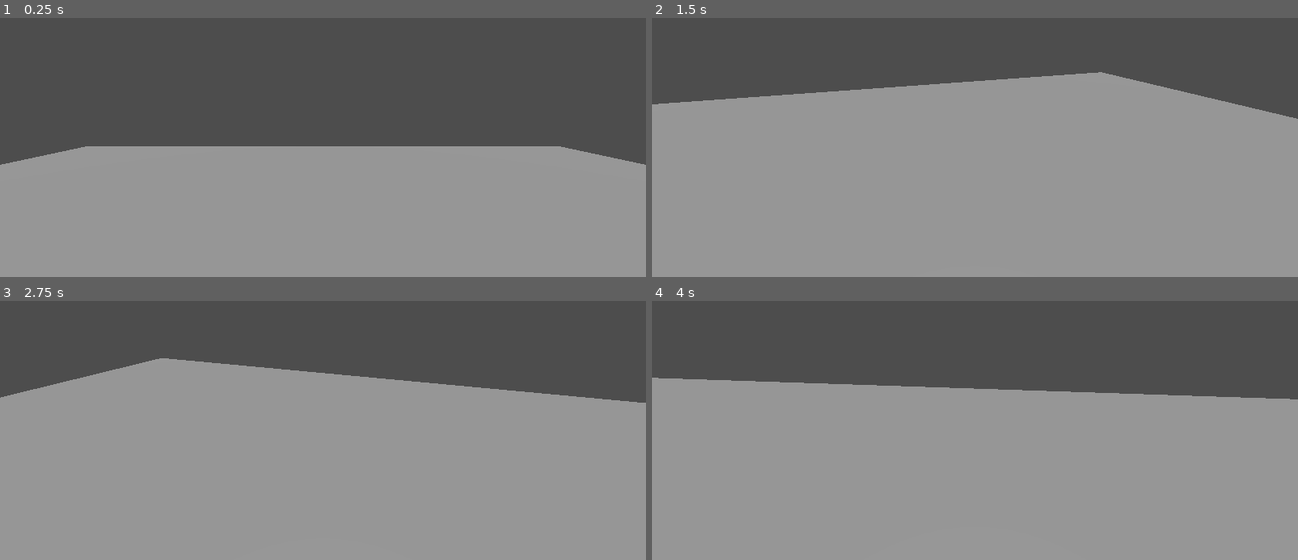
Above: before the commit, frames 1-4 (two rows, left to right).
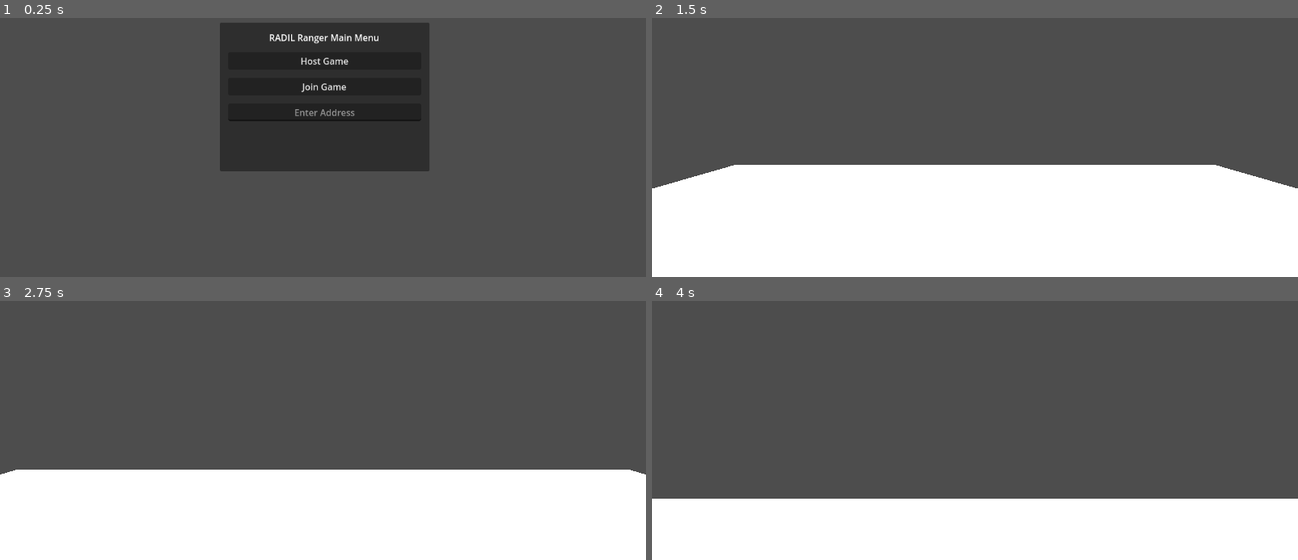
Above: after the commit, the same moments.

Repository: josephheyes/radil-ranger
Game: Godot game, scene res://map1.tscn
Two runs of this game, one before a commit and one after it. Both use one fixed random seed, a clock stepped at 60 frames per second and the inputs below.
Inputs (mouse positions are in pixels of both pictures, inside the frame that each line leads up to):
- Up to frame 1 (0.25 s): no input
- Up to frame 2 (1.5 s): click (975, 62) at 0.5 s, where only the run after the commit has a clickable "Host Game"; tap Enter (ui_accept) at 1.25 s; move the mouse to (1007, 95) at 1.27 s; hold W (move_forward) from 1.28 s (still down)
- Up to frame 3 (2.75 s): keep holding W (move_forward); tap Enter (ui_accept) at 1.52, 2.27 s; move the mouse to (290, 381) at 2.02 s
- Up to frame 4 (4 s): keep holding W (move_forward); move the mouse to (987, 373) at 2.77 s; move the mouse to (968, 383) at 3.52 s; tap Enter (ui_accept) at 3.77 s

The runs differ from the first frame. In frame 1, 65% of the frame differs, in the area x 0-100%, y 1-100%; in frame 2, 72%, in the area x 0-100%, y 20-100%; in frame 3, 70%; in frame 4, 66%.
Error after the commit: Invalid assignment of property or key 'current' with value of type 'bool' on a base object of type 'null instance'. (res://main_character.gd:12)

Commit message:
holy shit it kinda works

Diff:
--- a/main_character.gd
+++ b/main_character.gd
@@ -3,13 +3,21 @@
 
 const SPEED = 5.0
 const JUMP_VELOCITY = 4.5
-
-# Get the gravity from the project settings to be synced with RigidDynamicBody nodes.
 var gravity: float = ProjectSettings.get_setting("physics/3d/default_gravity")
 @onready var neck := $Neck
 @onready var camera := $Neck/Camera3D
+func _ready() -> void:
+	if not is_multiplayer_authority():
+		return
+	camera.current=true
+func _enter_tree():
+	set_multiplayer_authority(str(name).to_int())
+# Get the gravity from the project settings to be synced with RigidDynamicBody nodes.
+
 
 func _unhandled_input(event: InputEvent) -> void:
+	if not is_multiplayer_authority():
+		return
 	if event is InputEventMouseButton:
 		Input.set_mouse_mode(Input.MOUSE_MODE_CAPTURED)
 	elif event.is_action_pressed("ui_cancel"):
@@ -22,6 +30,8 @@
 
 
 func _physics_process(delta: float) -> void:
+	if not is_multiplayer_authority():
+		return
 	# Add the gravity.
 	if not is_on_floor():
 		velocity.y -= gravity * delta
--- a/main_character.tscn
+++ b/main_character.tscn
@@ -7,18 +7,37 @@
 height = 7.5
 radius = 3.0
 
+[sub_resource type="SceneReplicationConfig" id="SceneReplicationConfig_1h60d"]
+properties/0/path = NodePath(".:position")
+properties/0/spawn = true
+properties/0/replication_mode = 1
+properties/1/path = NodePath(".:rotation")
+properties/1/spawn = true
+properties/1/replication_mode = 1
+properties/2/path = NodePath("Neck/Camera3D:rotation")
+properties/2/spawn = true
+properties/2/replication_mode = 1
+
 [node name="MainCharacter" type="CharacterBody3D"]
+collision_layer = 2
 script = ExtResource("1_ogrvs")
 
 [node name="nerd" parent="." instance=ExtResource("2_tw7k4")]
 transform = Transform3D(0.1, 0, 0, 0, -4.37114e-09, 0.1, 0, -0.1, -4.37114e-09, 0, 0, 0)
-visible = false
 
 [node name="CollisionShape3D" type="CollisionShape3D" parent="."]
 transform = Transform3D(1, 0, 0, 0, 1, 0, 0, 0, 1, 0, 3.75, 0)
 shape = SubResource("CylinderShape3D_dw1xg")
 
+[node name="Camera3D" type="Camera3D" parent="."]
+transform = Transform3D(1, 0, 0, 0, 1, 0, 0, 0, 1, 0, 7.83866, 0.402175)
+
 [node name="Neck" type="Node3D" parent="."]
 transform = Transform3D(1, 0, 0, 0, 1, 0, 0, 0, 1, 0, 6.42053, 0)
 
-[node name="Camera3D" type="Camera3D" parent="Neck"]
+[node name="DirectionalLight3D" type="DirectionalLight3D" parent="."]
+transform = Transform3D(1, 0, 0, 0, -4.37114e-08, 1, 0, -1, -4.37114e-08, 0, 50, 0)
+shadow_enabled = true
+
+[node name="MultiplayerSynchronizer" type="MultiplayerSynchronizer" parent="."]
+replication_config = SubResource("SceneReplicationConfig_1h60d")
--- a/map1.tscn
+++ b/map1.tscn
@@ -1,6 +1,6 @@
 [gd_scene load_steps=4 format=3 uid="uid://bygndkph7eqgl"]
 
-[ext_resource type="PackedScene" uid="uid://cbnfdvkem37u5" path="res://main_character.tscn" id="1_x5nvb"]
+[ext_resource type="Script" path="res://map_1.gd" id="1_21quo"]
 
 [sub_resource type="BoxMesh" id="BoxMesh_sgqxb"]
 size = Vector3(60, 2, 60)
@@ -9,6 +9,7 @@
 data = PackedVector3Array(-30, 1, 30, 30, 1, 30, -30, -1, 30, 30, 1, 30, 30, -1, 30, -30, -1, 30, 30, 1, -30, -30, 1, - …(356 unchanged characters)…
 
 [node name="Node3D" type="Node3D"]
+script = ExtResource("1_21quo")
 
 [node name="Ground" type="StaticBody3D" parent="."]
 transform = Transform3D(1, 0, 0, 0, 1, 0, 0, 0, 1, 0, -1, 0)
@@ -24,4 +25,51 @@
 transform = Transform3D(1, 0, 0, 0, -4.37114e-08, 1, 0, -1, -4.37114e-08, 0, 50, 0)
 shadow_enabled = true
 
-[node name="MainCharacter" parent="." instance=ExtResource("1_x5nvb")]
+[node name="CanvasLayer" type="CanvasLayer" parent="."]
+
+[node name="Main Menu" type="PanelContainer" parent="CanvasLayer"]
+anchors_preset = 15
+anchor_right = 1.0
+anchor_bottom = 1.0
+offset_left = 392.0
+offset_top = 193.0
+offset_right = -386.0
+offset_bottom = -189.0
+grow_horizontal = 2
+grow_vertical = 2
+
+[node name="MarginContainer" type="MarginContainer" parent="CanvasLayer/Main Menu"]
+layout_mode = 2
+theme_override_constants/margin_left = 15
+theme_override_constants/margin_top = 15
+theme_override_constants/margin_right = 15
+theme_override_constants/margin_bottom = 15
+
+[node name="VBoxContainer" type="VBoxContainer" parent="CanvasLayer/Main Menu/MarginContainer"]
+layout_mode = 2
+theme_override_constants/separation = 15
+
+[node name="Label" type="Label" parent="CanvasLayer/Main Menu/MarginContainer/VBoxContainer"]
+layout_mode = 2
+text = "RADIL Ranger Main Menu"
+horizontal_alignment = 1
+
+[node name="HostButton" type="Button" parent="CanvasLayer/Main Menu/MarginContainer/VBoxContainer"]
+layout_mode = 2
+text = "Host Game"
+
+[node name="JoinButton" type="Button" parent="CanvasLayer/Main Menu/MarginContainer/VBoxContainer"]
+layout_mode = 2
+text = "Join Game"
+
+[node name="AddressEntry" type="LineEdit" parent="CanvasLayer/Main Menu/MarginContainer/VBoxContainer"]
+layout_mode = 2
+placeholder_text = "Enter Address"
+alignment = 1
+
+[node name="MultiplayerSpawner" type="MultiplayerSpawner" parent="."]
+_spawnable_scenes = PackedStringArray("res://main_character.tscn")
+spawn_path = NodePath("..")
+
+[connection signal="pressed" from="CanvasLayer/Main Menu/MarginContainer/VBoxContainer/HostButton" to="." method="_on_host_button_pressed"]
+[connection signal="pressed" from="CanvasLayer/Main Menu/MarginContainer/VBoxContainer/JoinButton" to="." method="_on_join_button_pressed"]
--- /dev/null
+++ b/map_1.gd
@@ -0,0 +1,25 @@
+extends Node
+@onready var main_menu= $"CanvasLayer/Main Menu"
+@onready var address_entry = $"CanvasLayer/Main Menu/MarginContainer/VBoxContainer/AddressEntry"
+
+const PORT = 9999
+const Player= preload("res://main_character.tscn")
+var enet_peer = ENetMultiplayerPeer.new()
+
+func _on_host_button_pressed() -> void:
+	main_menu.hide() # Replace with function body.
+	enet_peer.create_server(PORT)
+	multiplayer.multiplayer_peer= enet_peer
+	multiplayer.peer_connected.connect(add_player)
+	add_player(multiplayer.get_unique_id())
+
+func _on_join_button_pressed() -> void:
+	main_menu.hide()
+	enet_peer.create_client("localhost",PORT)
+	multiplayer.multiplayer_peer=enet_peer
+
+
+func add_player(peer_id):
+	var player = Player.instantiate()
+	player.name= str(peer_id)
+	add_child(player)
Not shown: 1 places in main_character.tscn that only renumber resources
